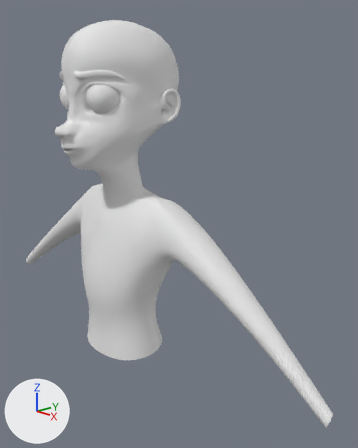
One commit to the Blender file mavis.blend: the scene before it, then after it.
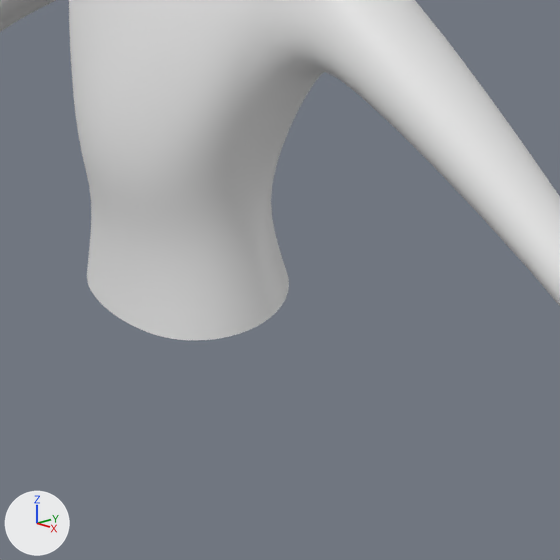
Each version is shown whole from a camera (50 mm lens) standing at (1.378, -1.038, 2.538) and looking at (0.136, 0.126, 2.043), then close up on the part from 15% to 73% of the width and 52% to 99% of the height. Lighting does not change. The marker at lower left points along +X, +Y and +Z.

In view in the first close-up: 'Roundcube'.
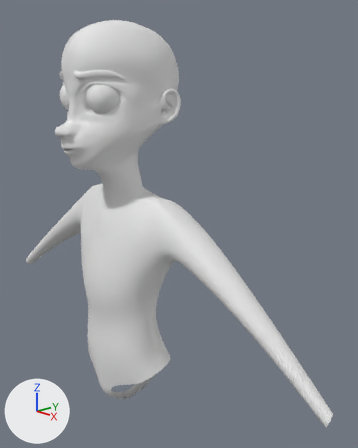
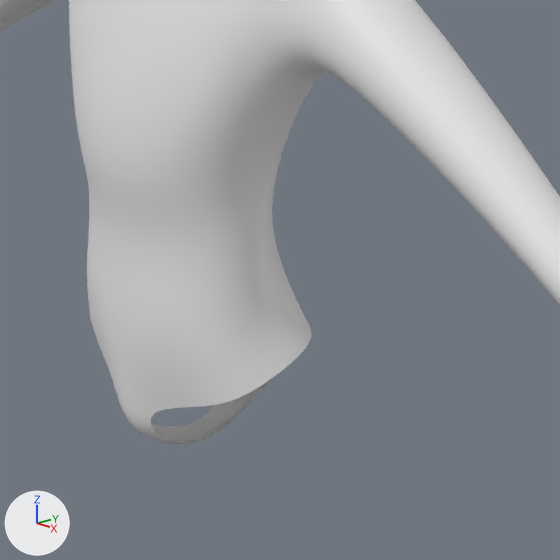
Pixel boxes [x1, y1, x2, y2] of what changed, in the close-ups (560 x 560 px):
'Roundcube', reshaped
    before: [0, 0, 560, 340]
    after: [0, 0, 560, 445]
part 1 of me_roundcube, built on
    before: [70, 41, 303, 340]
    after: [70, 41, 312, 445]

What changed in the scene script:
```text
Change me_roundcube:
    used by ob_roundcube; location = (0.0, 0.0, 0.0)
    remove me_roundcube.from_pydata(...)  # 415 vertices, 379 faces; spans x 0.0..0.845, y -0.273..0.216, z 1.583..2.725
    add me_roundcube.from_pydata(...)  # 430 vertices, 391 faces; spans x 0.0..0.845, y -0.273..0.216, z 1.281..2.725
    me_roundcube part 1
    17 vertices move from x 0.0..0.173, y -0.151..0.087, z 1.583..1.817 to x 0.0..0.169, y -0.158..0.081, z 1.583..1.798
    15 vertices are added at x 0.0..0.203, y -0.149..0.167, z 1.281..1.547
    12 new faces join them
```
